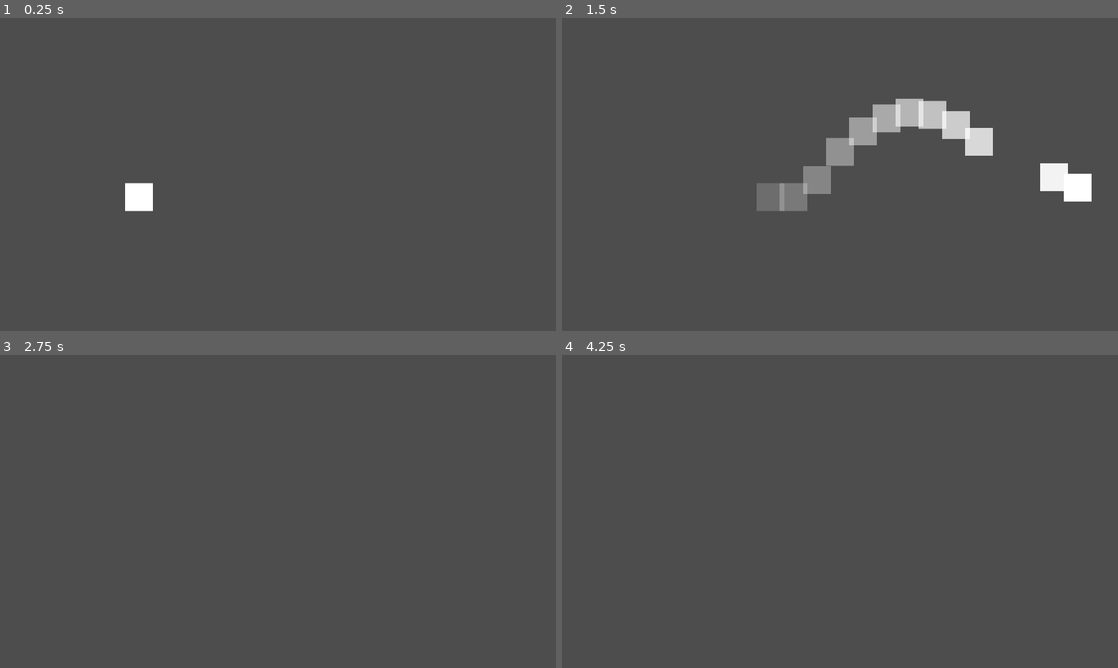
Above: before the commit, frames 1-4 (two rows, left to right).
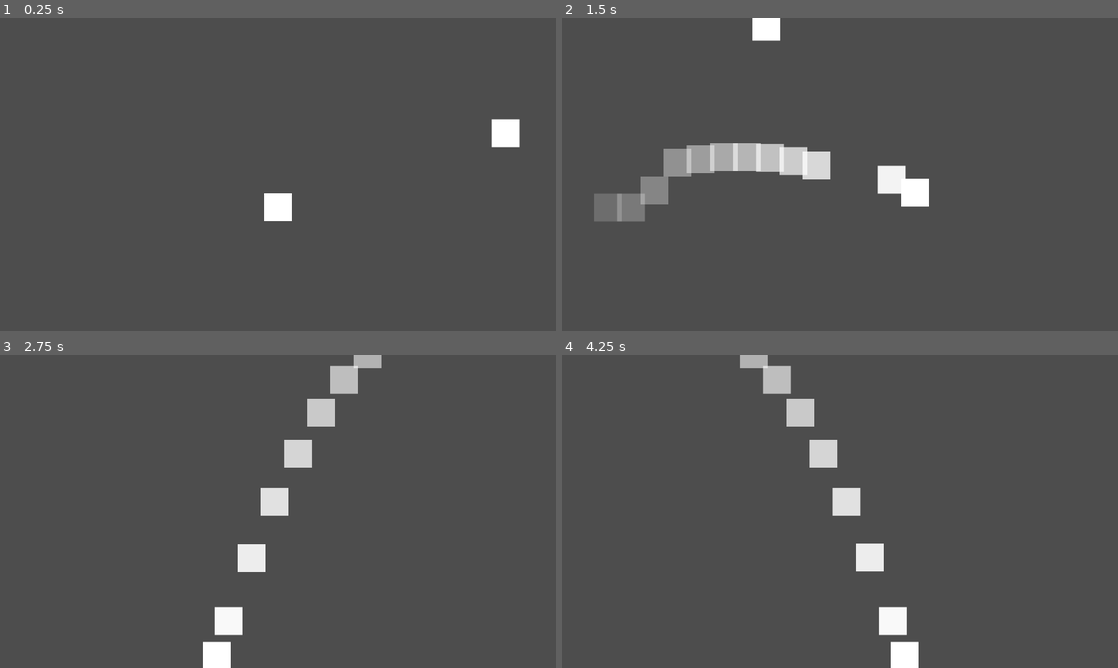
Above: after the commit, the same moments.

Repository: LeohlXD/FinD
Game: Godot game, scene res://scenes/main.tscn
Two runs of this game, one before a commit and one after it. Both use one fixed random seed, a clock stepped at 60 frames per second and the inputs below.
Inputs (mouse positions are in pixels of both pictures, inside the frame that each line leads up to):
- Up to frame 1 (0.25 s): no input
- Up to frame 2 (1.5 s): move the mouse to (962, 158) at 0.52 s; hold D (move_right) from 0.53 s (still down); tap Q (dash) at 0.6, 1.35 s; click (962, 158) at 0.67 s; tap Space (jump) at 0.77 s; move the mouse to (728, 190) at 1.27 s
- Up to frame 3 (2.75 s): tap Space (jump) at 1.52 s; move the mouse to (333, 442) at 2.02 s; release D (move_right) at 2.03 s; hold A (move_left) from 2.03 s (still down); tap Q (dash) at 2.1 s
- Up to frame 4 (4.25 s): move the mouse to (812, 574) at 2.77 s; release A (move_left) at 2.78 s; hold D (move_right) from 2.78 s (still down); tap Q (dash) at 2.85, 3.6 s; click (812, 574) at 2.92 s; tap Space (jump) at 3.02, 3.77 s; move the mouse to (1006, 558) at 3.52 s

The runs differ from the first frame. In frame 1, 1.4% of the frame differs, in the area x 22-94%, y 32-65%; in frame 2, 9.9%, in the area x 5-96%, y 0-66%; in frame 3, 3.3%; in frame 4, 3.3%.

Commit message:
Try something new

Diff:
--- a/scenes/item.tscn
+++ b/scenes/item.tscn
@@ -1,6 +1,6 @@
 [gd_scene load_steps=4 format=3 uid="uid://xjvsw0ib63wc"]
 
-[ext_resource type="Script" uid="uid://ddwhbyp306a4m" path="res://scripts/Items/item.gd" id="1_s8enn"]
+[ext_resource type="Script" uid="uid://ddwhbyp306a4m" path="res://scripts/item/item.gd" id="1_s8enn"]
 [ext_resource type="Texture2D" uid="uid://buw20e7dlf54v" path="res://assets/player.png" id="2_6muww"]
 
 [sub_resource type="CircleShape2D" id="CircleShape2D_uj3e4"]
--- a/scenes/main.tscn
+++ b/scenes/main.tscn
@@ -1,6 +1,7 @@
-[gd_scene load_steps=3 format=3 uid="uid://b7rr7xpc8u3k4"]
+[gd_scene load_steps=4 format=3 uid="uid://b7rr7xpc8u3k4"]
 
 [ext_resource type="PackedScene" uid="uid://br2nbmx2oeawv" path="res://scenes/player.tscn" id="1_o5qli"]
+[ext_resource type="PackedScene" uid="uid://c0f5pl2m5ki5x" path="res://scenes/planet.tscn" id="2_0wfyh"]
 
 [sub_resource type="RectangleShape2D" id="RectangleShape2D_0wfyh"]
 size = Vector2(356, 72)
@@ -10,8 +11,18 @@
 [node name="Player" parent="." instance=ExtResource("1_o5qli")]
 position = Vector2(80, 79)
 
+[node name="Camera2D" type="Camera2D" parent="Player"]
+process_callback = 0
+limit_smoothed = true
+position_smoothing_enabled = true
+rotation_smoothing_enabled = true
+
 [node name="StaticBody2D" type="StaticBody2D" parent="."]
 position = Vector2(170, 147)
 
 [node name="CollisionShape2D" type="CollisionShape2D" parent="StaticBody2D"]
+position = Vector2(-60, 66)
 shape = SubResource("RectangleShape2D_0wfyh")
+
+[node name="Planet" parent="." instance=ExtResource("2_0wfyh")]
+position = Vector2(211, 65)
--- /dev/null
+++ b/scenes/planet.tscn
@@ -0,0 +1,23 @@
+[gd_scene load_steps=4 format=3 uid="uid://c0f5pl2m5ki5x"]
+
+[ext_resource type="Script" uid="uid://1xof8t4ksxnu" path="res://scripts/planet/planet.gd" id="1_h8ms6"]
+[ext_resource type="Texture2D" uid="uid://buw20e7dlf54v" path="res://assets/player.png" id="2_ggt7d"]
+
+[sub_resource type="CircleShape2D" id="CircleShape2D_0k1rn"]
+radius = 100.0
+
+[node name="Planet" type="Area2D"]
+gravity_point = true
+gravity = 1000.0
+script = ExtResource("1_h8ms6")
+
+[node name="Sprite2D" type="Sprite2D" parent="."]
+texture = ExtResource("2_ggt7d")
+
+[node name="AnimationPlayer" type="AnimationPlayer" parent="."]
+
+[node name="CollisionShape2D" type="CollisionShape2D" parent="."]
+shape = SubResource("CircleShape2D_0k1rn")
+
+[connection signal="body_entered" from="." to="." method="_on_body_entered"]
+[connection signal="body_exited" from="." to="." method="_on_body_exited"]
--- /dev/null
+++ b/scenes/start_menu.tscn
@@ -0,0 +1,39 @@
+[gd_scene format=3 uid="uid://b7gnj0ri3o673"]
+
+[node name="StartMenu" type="Control"]
+layout_mode = 3
+anchors_preset = 15
+anchor_right = 1.0
+anchor_bottom = 1.0
+grow_horizontal = 2
+grow_vertical = 2
+
+[node name="Title" type="TextureRect" parent="."]
+layout_mode = 1
+anchors_preset = 5
+anchor_left = 0.5
+anchor_right = 0.5
+offset_left = -20.0
+offset_right = 20.0
+offset_bottom = 40.0
+grow_horizontal = 2
+
+[node name="VBoxContainer" type="VBoxContainer" parent="."]
+layout_mode = 1
+anchors_preset = 6
+anchor_left = 1.0
+anchor_top = 0.5
+anchor_right = 1.0
+anchor_bottom = 0.5
+offset_left = -77.0
+offset_top = -26.0
+offset_right = -10.0
+offset_bottom = 69.0
+grow_horizontal = 0
+grow_vertical = 2
+
+[node name="StartButton" type="TextureButton" parent="VBoxContainer"]
+layout_mode = 2
+
+[node name="ExitButton" type="TextureButton" parent="VBoxContainer"]
+layout_mode = 2
--- /dev/null
+++ b/scripts/planet/planet.gd
@@ -0,0 +1,29 @@
+extends Area2D
+
+@onready var collision: CollisionShape2D = $CollisionShape2D
+
+var is_in_area:bool
+var target:CharacterBody2D
+var to_center:Vector2
+var raduis
+var raduis_offset= 25
+
+func _ready() -> void:
+	var shape:CircleShape2D= collision.shape
+	raduis = shape.radius
+
+func _physics_process(delta: float) -> void:
+	if is_in_area:
+		target.get_gravity()
+		to_center=self.global_position-target.global_position
+		var force:Vector2=to_center.rotated(-PI/2)
+		target.velocity= Vector2(force.x,force.y)
+
+func _on_body_entered(body: Node2D) -> void:
+	if body.name=="Player":
+		is_in_area=true
+		target=body
+
+func _on_body_exited(body: Node2D) -> void:
+	if body.name=="Player":
+		is_in_area=false
Binary file removed: assets/char_blue_1.png
Not shown, removed: assets/char_blue_1.png.import
Renamed: scripts/Items/item.gd -> scripts/item/item.gd
Renamed: scripts/Items/item.gd.uid -> scripts/item/item.gd.uid
Not shown, added: scripts/planet/planet.gd.uid
Not shown, added: scenes/planet.tscn8961980809.tmp
